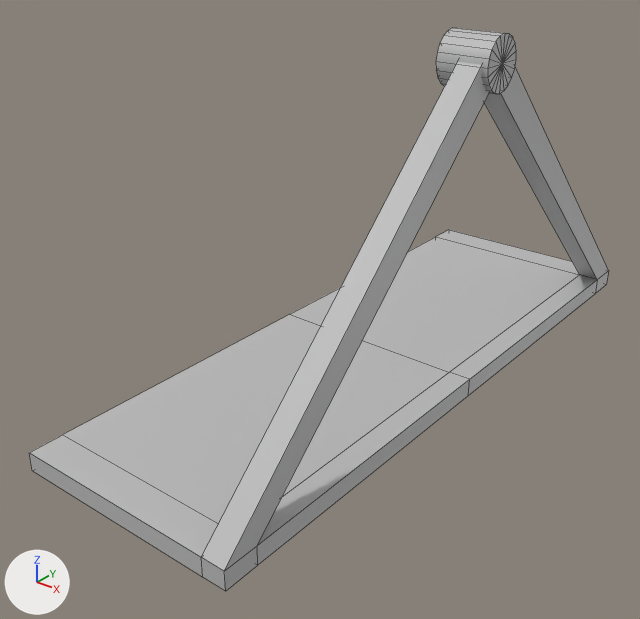
A saved change to the FBX model Import/Models/HamsterWheelPlatform.fbx.
Rendered twice from a 50 mm camera at (7.81, -11.32, 2.29) aimed at (-0.3, -1.18, -4.0). The axes (+X, +Y, +Z) are drawn at lower left. The lights are the same throughout. Mesh edges are drawn as thin lines. Where no turn or scale is listed for an object, it has been applied to the vertices.

Before the edit, the objects in view are built like this:
```python
me_mesh = bpy.data.meshes.new('Mesh')
me_mesh.from_pydata(...)  # 78 vertices, 94 faces; spans x -1.97..1.97, y -5.71..5.71, z -5.03..0.74
me_mesh.materials.append(mat_lambert1)  # grey #bcbcbc
ob_polysurface9 = bpy.data.objects.new('polySurface9', me_mesh)
ob_polysurface9.location = (0.0, 0.0, -0.33)
```
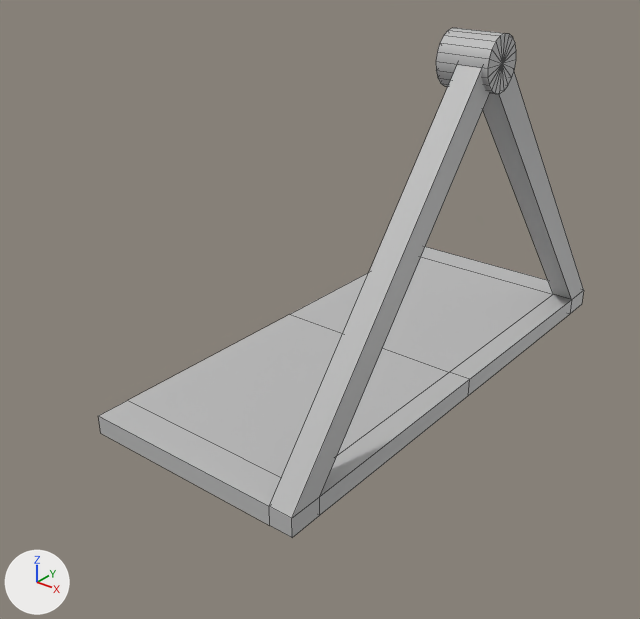
What differs and where, as boxes [x1, y1, x2, y2] in the pictures (640 x 619 px; the box of a moved part takes in the faces that stretch with it):
```json
{"object": "polySurface9", "change": "reshaped", "before": [29, 28, 608, 591], "after": [99, 28, 584, 537], "on screen": "16% narrower, 10% shorter"}
{"part": 1, "of": "me_mesh", "change": "moved or reshaped", "before": [29, 62, 489, 591], "after": [99, 65, 490, 537]}
{"part": 2, "of": "me_mesh", "change": "moved or reshaped", "before": [290, 68, 608, 396], "after": [290, 73, 584, 396]}
```

Edits to the scene script, one JSON object a line:
```json
{"block": "me_mesh", "where": "me_mesh.from_pydata(...)  # 78 vertices, 94 faces; spans x -1.97..1.97, y -5.71..5.71, z -5.03..0.74"}
{"block": "me_mesh", "where": "# used by ob_polysurface9; location = (0.0, 0.0, -0.33)"}
{"block": "me_mesh", "change": "me_mesh part 1: all 12 vertices in x -1.97..1.88, y -5.71..-5.14, z -5.03..-4.72 are moved by (0.0, 1.23, 0.0)"}
{"block": "me_mesh", "change": "me_mesh part 2: all 12 vertices in x -1.97..1.88, y 5.14..5.71, z -5.03..-4.72 are moved by (0.0, -1.23, 0.0)"}
```
